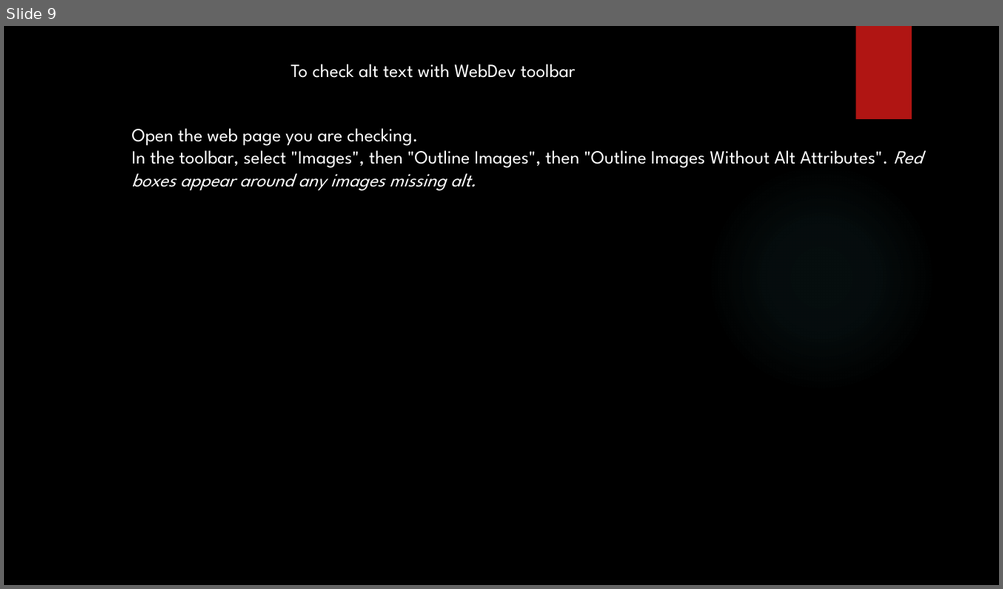
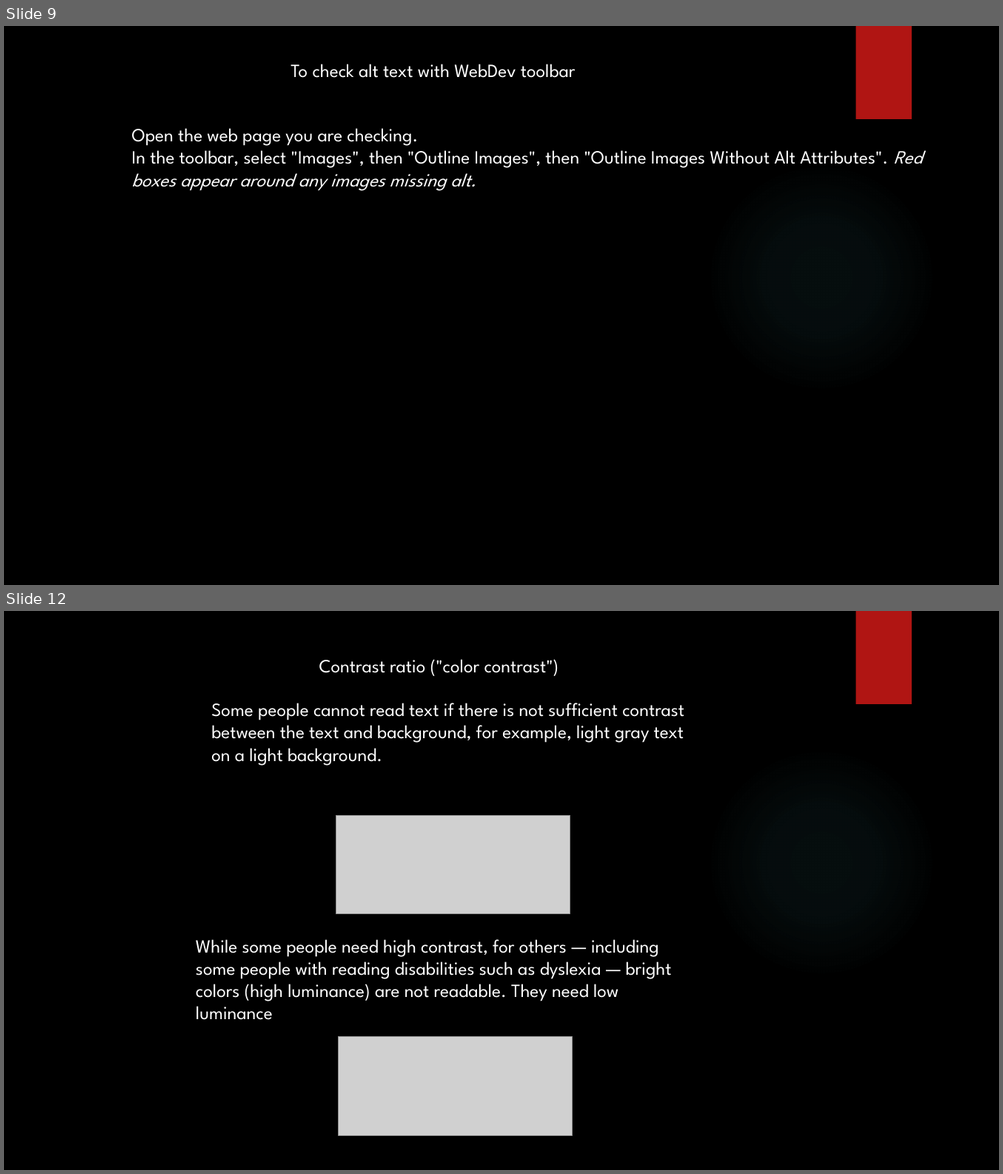
Before and after one commit to yogeshwar1996/HTML5CSS, a slide deck: Fundamentals of HTML and CSS.pptx. Shown one above the other, each under a label of ours: slide 9 before the commit, slides 9 and 12 after it; the slides between them are not shown. The pictures are 1003x589 and 1003x1174 pixels, drawn with LibreOffice and Linux fonts; fonts in the diff are those of the drawing; grey boxes stand for pictures; background and template pictures are left out. Boxes give left, top, right and bottom in pixels: in the first picture for what was removed or moved away, otherwise in the second. Text is boxed around its words. In the diff, an @@ line names an element or a change of style, - is before the commit and + after.

```diff
--- a/Fundamentals of HTML and CSS.pptx
+++ b/Fundamentals of HTML and CSS.pptx
@@ slide 12 added at [4, 611, 999, 1170], background picture (left out); not listed: 2 template elements that a slide beside it also shows @@
@@ text added at [319, 659, 559, 676], 18 pt, text #FFFFFF @@
+Contrast ratio ("color contrast")
@@ text added at [211, 703, 684, 766], 18 pt, text #FFFFFF @@
+Some people cannot read text if there is not sufficient contrast between the text and background, for example, light gray text on a light background.
@@ picture added at [336, 815, 570, 914] @@
@@ text added at [196, 940, 671, 1020], 18 pt, text #FFFFFF @@
+While some people need high contrast, for others — including some people with reading disabilities such as dyslexia — bright colors (high luminance) are not readable. They need low luminance
@@ picture added at [338, 1037, 572, 1136] @@
```
Also in this commit, not shown: 4 other slides added, 5 slides removed.
